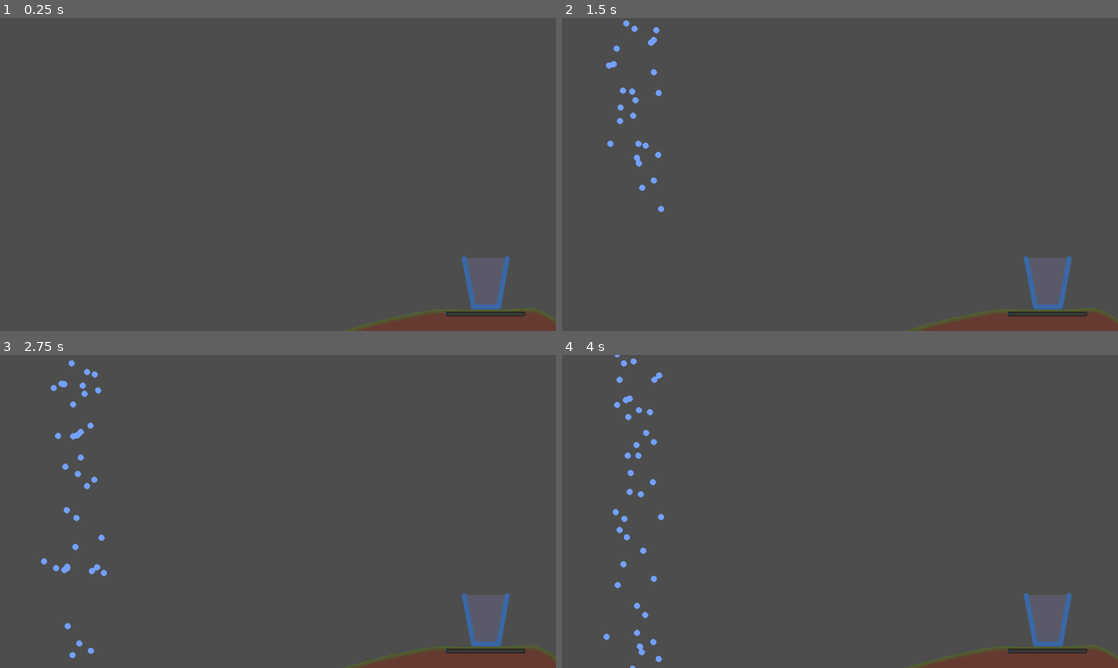
Above: before the commit, frames 1-4 (two rows, left to right).
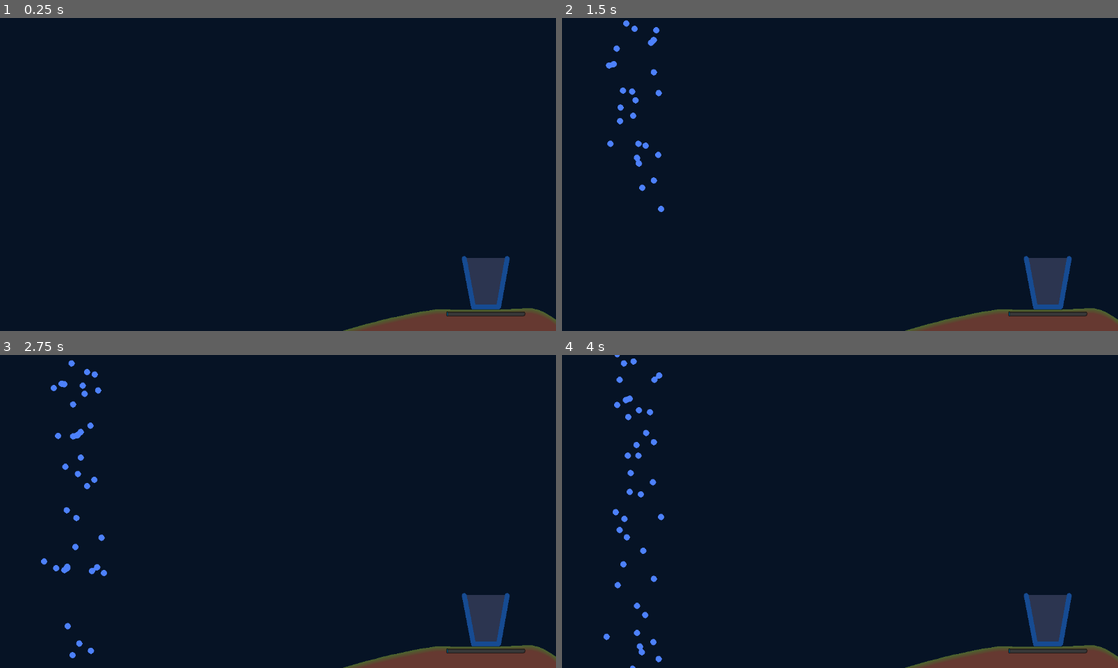
Above: after the commit, the same moments.

Repository: Alkamyst/Flow
Game: Godot game, scene res://game.tscn
Same seed, same stepped clock (60 frames per second), same inputs: the game is played once before the commit and once after it.
Inputs (mouse positions are in pixels of both pictures, inside the frame that each line leads up to):
- Up to frame 1 (0.25 s): no input
- Up to frame 2 (1.5 s): tap Enter at 0.5 s; move the mouse to (962, 158) at 0.52 s; press the mouse at (962, 158) at 0.53 s; move the mouse to (728, 190) at 1.27 s; release the mouse at (728, 190) at 1.28 s; right-click (728, 190) at 1.35 s
- Up to frame 3 (2.75 s): move the mouse to (333, 442) at 2.02 s; press the mouse at (333, 442) at 2.03 s
- Up to frame 4 (4 s): move the mouse to (812, 574) at 2.77 s; release the mouse at (812, 574) at 2.78 s; right-click (812, 574) at 2.85 s; move the mouse to (1006, 558) at 3.52 s; press the mouse at (1006, 558) at 3.53 s

The runs differ from the first frame. In frame 1, 98% of the frame differs, in the area x 0-100%, y 0-100%; in frame 2, 98%; in frame 3, 98%; in frame 4, 98%.
Error in both runs: Invalid assignment of property or key 'text' with value of type 'String' on a base object of type 'null instance'. (res://line_adder.gd:36)

Commit message:
Atmosphere

Diff:
--- /dev/null
+++ b/Cloud_Shader.gdshader
@@ -0,0 +1,44 @@
+shader_type canvas_item;
+
+uniform sampler2D perlin_noise: repeat_enable;
+uniform sampler2D cell_noise: repeat_enable;
+
+#define pow2(x) (x * x)
+#define iResolution 1.0/SCREEN_PIXEL_SIZE
+
+const int samples = 35;
+const float sigma = float(samples) * 0.25;
+
+uniform int amount = 40;
+
+
+float gaussian(vec2 i) {
+	return 1.0 / (2.0 * PI * pow2(sigma)) * exp(-((pow2(i.x) + pow2(i.y)) / (2.0 * pow2(sigma))));
+}
+
+vec3 blur(sampler2D sp, vec2 uv, vec2 scale) {
+	vec3 col = vec3(0.0);
+	float accum = 0.0;
+	float weight;
+	vec2 offset;
+	for (int x = -samples / 2; x < samples / 2; ++x) {
+		for (int y = -samples / 2; y < samples / 2; ++y) {
+			offset = vec2(float(x), float(y));
+			weight = gaussian(offset);
+			col += texture(sp, uv + scale * offset).rgb * weight;
+			accum += weight;
+		}
+	}
+	return col / accum;
+}
+
+void fragment() {
+	vec2 uv1 = vec2(UV.x + TIME * .02, UV.y + TIME * .005);
+	vec2 uv2 = vec2(UV.x + TIME * .03, UV.y + TIME * .005);
+	float noise1 = blur(perlin_noise, uv1, SCREEN_PIXEL_SIZE).r;
+	float noise2 = blur(cell_noise, uv2, SCREEN_PIXEL_SIZE).r;
+
+	float noise = smoothstep(noise1 * noise2 * 1.0, .0, .30);
+
+	COLOR = vec4(0.3,0.5,0.8, noise);
+}
--- a/Levels/buildup.tscn
+++ b/Levels/buildup.tscn
@@ -6,6 +6,7 @@
 [ext_resource type="PackedScene" uid="uid://dkwteo8ur3mwy" path="res://Objects/Line Adder/line_adder.tscn" id="4_j81mp"]
 [ext_resource type="PackedScene" uid="uid://biy5qhi571oct" path="res://Objects/Glass/glass.tscn" id="5_ptlqi"]
 [ext_resource type="PackedScene" uid="uid://cj7gp0nfcjj7v" path="res://Objects/Terrain/terrain_path.tscn" id="6_vfg7c"]
+[ext_resource type="PackedScene" uid="uid://c8m5eop682bob" path="res://Objects/Background/background.tscn" id="7_tt7nm"]
 
 [sub_resource type="ShaderMaterial" id="ShaderMaterial_fc0e3"]
 
@@ -63,3 +64,5 @@
 position = Vector2(-40, -727)
 scale = Vector2(1.1728724, 2.3684108)
 curve = SubResource("Curve2D_u32wl")
+
+[node name="Background" parent="." instance=ExtResource("7_tt7nm")]
--- a/Levels/hole.tscn
+++ b/Levels/hole.tscn
@@ -6,6 +6,7 @@
 [ext_resource type="PackedScene" uid="uid://dkwteo8ur3mwy" path="res://Objects/Line Adder/line_adder.tscn" id="4_eex2w"]
 [ext_resource type="PackedScene" uid="uid://biy5qhi571oct" path="res://Objects/Glass/glass.tscn" id="5_0ywmm"]
 [ext_resource type="PackedScene" uid="uid://cj7gp0nfcjj7v" path="res://Objects/Terrain/terrain_path.tscn" id="6_k0lmg"]
+[ext_resource type="PackedScene" uid="uid://c8m5eop682bob" path="res://Objects/Background/background.tscn" id="7_ahaa6"]
 
 [sub_resource type="ShaderMaterial" id="ShaderMaterial_fc0e3"]
 
@@ -36,6 +37,7 @@
 particle_texture = ExtResource("2_ltsrt")
 
 [node name="CanvasLayer" type="CanvasLayer" parent="."]
+layer = 0
 
 [node name="Water_Color" parent="CanvasLayer" instance=ExtResource("3_2jaon")]
 grow_horizontal = 2
@@ -61,3 +63,5 @@
 position = Vector2(-179, -1036)
 scale = Vector2(1.1728724, 2.3684108)
 curve = SubResource("Curve2D_ltsrt")
+
+[node name="Background" parent="." instance=ExtResource("7_ahaa6")]
--- a/Levels/intro.tscn
+++ b/Levels/intro.tscn
@@ -6,6 +6,7 @@
 [ext_resource type="PackedScene" uid="uid://dkwteo8ur3mwy" path="res://Objects/Line Adder/line_adder.tscn" id="4_302sc"]
 [ext_resource type="PackedScene" uid="uid://biy5qhi571oct" path="res://Objects/Glass/glass.tscn" id="5_utqd4"]
 [ext_resource type="PackedScene" uid="uid://cj7gp0nfcjj7v" path="res://Objects/Terrain/terrain_path.tscn" id="6_u55on"]
+[ext_resource type="PackedScene" uid="uid://c8m5eop682bob" path="res://Objects/Background/background.tscn" id="7_43tyq"]
 
 [sub_resource type="ShaderMaterial" id="ShaderMaterial_fc0e3"]
 
@@ -39,3 +40,5 @@
 position = Vector2(-182, -830)
 scale = Vector2(1.1728724, 2.3684108)
 curve = SubResource("Curve2D_ryrav")
+
+[node name="Background" parent="." instance=ExtResource("7_43tyq")]
--- a/Levels/intro2.tscn
+++ b/Levels/intro2.tscn
@@ -6,6 +6,7 @@
 [ext_resource type="PackedScene" uid="uid://dkwteo8ur3mwy" path="res://Objects/Line Adder/line_adder.tscn" id="4_dj5hn"]
 [ext_resource type="PackedScene" uid="uid://biy5qhi571oct" path="res://Objects/Glass/glass.tscn" id="5_0ywmm"]
 [ext_resource type="PackedScene" uid="uid://cj7gp0nfcjj7v" path="res://Objects/Terrain/terrain_path.tscn" id="6_k0lmg"]
+[ext_resource type="PackedScene" uid="uid://c8m5eop682bob" path="res://Objects/Background/background.tscn" id="7_25ma5"]
 
 [sub_resource type="ShaderMaterial" id="ShaderMaterial_fc0e3"]
 
@@ -61,3 +62,5 @@
 position = Vector2(-179, -982)
 scale = Vector2(1.1728724, 2.3684108)
 curve = SubResource("Curve2D_ojro4")
+
+[node name="Background" parent="." instance=ExtResource("7_25ma5")]
--- a/Levels/slamdunk.tscn
+++ b/Levels/slamdunk.tscn
@@ -7,6 +7,7 @@
 [ext_resource type="PackedScene" uid="uid://biy5qhi571oct" path="res://Objects/Glass/glass.tscn" id="5_vnjtb"]
 [ext_resource type="PackedScene" uid="uid://cj7gp0nfcjj7v" path="res://Objects/Terrain/terrain_path.tscn" id="6_m8385"]
 [ext_resource type="PackedScene" uid="uid://d22t5km6rdvcd" path="res://Objects/Platform/Spinning Platform/spinning_platform.tscn" id="7_87c1g"]
+[ext_resource type="PackedScene" uid="uid://c8m5eop682bob" path="res://Objects/Background/background.tscn" id="8_6t47r"]
 
 [sub_resource type="ShaderMaterial" id="ShaderMaterial_fc0e3"]
 
@@ -67,3 +68,5 @@
 [node name="Platform" parent="." instance=ExtResource("7_87c1g")]
 position = Vector2(422, 236)
 speed = 50.0
+
+[node name="Background" parent="." instance=ExtResource("8_6t47r")]
--- a/Levels/slide.tscn
+++ b/Levels/slide.tscn
@@ -6,6 +6,7 @@
 [ext_resource type="PackedScene" uid="uid://dkwteo8ur3mwy" path="res://Objects/Line Adder/line_adder.tscn" id="4_nanxr"]
 [ext_resource type="PackedScene" uid="uid://biy5qhi571oct" path="res://Objects/Glass/glass.tscn" id="5_g4w76"]
 [ext_resource type="PackedScene" uid="uid://cj7gp0nfcjj7v" path="res://Objects/Terrain/terrain_path.tscn" id="6_f4ugn"]
+[ext_resource type="PackedScene" uid="uid://c8m5eop682bob" path="res://Objects/Background/background.tscn" id="7_cdvq7"]
 
 [sub_resource type="ShaderMaterial" id="ShaderMaterial_fc0e3"]
 
@@ -62,3 +63,5 @@
 position = Vector2(-48, -825)
 scale = Vector2(1.1728724, 2.3684108)
 curve = SubResource("Curve2D_nanxr")
+
+[node name="Background" parent="." instance=ExtResource("7_cdvq7")]
--- a/Levels/stop.tscn
+++ b/Levels/stop.tscn
@@ -6,6 +6,7 @@
 [ext_resource type="PackedScene" uid="uid://dkwteo8ur3mwy" path="res://Objects/Line Adder/line_adder.tscn" id="4_b3501"]
 [ext_resource type="PackedScene" uid="uid://biy5qhi571oct" path="res://Objects/Glass/glass.tscn" id="5_kdpyi"]
 [ext_resource type="PackedScene" uid="uid://cj7gp0nfcjj7v" path="res://Objects/Terrain/terrain_path.tscn" id="6_h1e6x"]
+[ext_resource type="PackedScene" uid="uid://c8m5eop682bob" path="res://Objects/Background/background.tscn" id="7_0eeer"]
 
 [sub_resource type="ShaderMaterial" id="ShaderMaterial_fc0e3"]
 
@@ -73,3 +74,5 @@
 position = Vector2(-48, -825)
 scale = Vector2(1.1728724, 2.3684108)
 curve = SubResource("Curve2D_ggu74")
+
+[node name="Background" parent="." instance=ExtResource("7_0eeer")]
--- a/Levels/stop2.tscn
+++ b/Levels/stop2.tscn
@@ -6,6 +6,7 @@
 [ext_resource type="PackedScene" uid="uid://dkwteo8ur3mwy" path="res://Objects/Line Adder/line_adder.tscn" id="4_wiukq"]
 [ext_resource type="PackedScene" uid="uid://biy5qhi571oct" path="res://Objects/Glass/glass.tscn" id="5_1civ8"]
 [ext_resource type="PackedScene" uid="uid://cj7gp0nfcjj7v" path="res://Objects/Terrain/terrain_path.tscn" id="6_5sfgv"]
+[ext_resource type="PackedScene" uid="uid://c8m5eop682bob" path="res://Objects/Background/background.tscn" id="7_jylld"]
 
 [sub_resource type="ShaderMaterial" id="ShaderMaterial_fc0e3"]
 
@@ -50,3 +51,5 @@
 position = Vector2(-182, -884)
 scale = Vector2(1.1728724, 2.3684108)
 curve = SubResource("Curve2D_wiukq")
+
+[node name="Background" parent="." instance=ExtResource("7_jylld")]
--- a/Levels/turn.tscn
+++ b/Levels/turn.tscn
@@ -7,6 +7,7 @@
 [ext_resource type="PackedScene" uid="uid://biy5qhi571oct" path="res://Objects/Glass/glass.tscn" id="5_f4qri"]
 [ext_resource type="PackedScene" uid="uid://cj7gp0nfcjj7v" path="res://Objects/Terrain/terrain_path.tscn" id="6_fsbcw"]
 [ext_resource type="PackedScene" uid="uid://d22t5km6rdvcd" path="res://Objects/Platform/Spinning Platform/spinning_platform.tscn" id="7_xpah0"]
+[ext_resource type="PackedScene" uid="uid://c8m5eop682bob" path="res://Objects/Background/background.tscn" id="8_al6wf"]
 
 [sub_resource type="ShaderMaterial" id="ShaderMaterial_fc0e3"]
 
@@ -68,3 +69,5 @@
 [node name="Platform" parent="." instance=ExtResource("7_xpah0")]
 position = Vector2(687, 377)
 speed = 10.0
+
+[node name="Background" parent="." instance=ExtResource("8_al6wf")]
--- a/Levels/upandover.tscn
+++ b/Levels/upandover.tscn
@@ -7,6 +7,7 @@
 [ext_resource type="PackedScene" uid="uid://biy5qhi571oct" path="res://Objects/Glass/glass.tscn" id="5_rwdqe"]
 [ext_resource type="PackedScene" uid="uid://cj7gp0nfcjj7v" path="res://Objects/Terrain/terrain_path.tscn" id="6_6qiv1"]
 [ext_resource type="PackedScene" uid="uid://d22t5km6rdvcd" path="res://Objects/Platform/Spinning Platform/spinning_platform.tscn" id="7_vupvr"]
+[ext_resource type="PackedScene" uid="uid://c8m5eop682bob" path="res://Objects/Background/background.tscn" id="8_wlhit"]
 
 [sub_resource type="ShaderMaterial" id="ShaderMaterial_fc0e3"]
 
@@ -69,3 +70,5 @@
 position = Vector2(576, 333)
 lineWidth = 400.0
 speed = 10.0
+
+[node name="Background" parent="." instance=ExtResource("8_wlhit")]
--- /dev/null
+++ b/Objects/Background/background.tscn
@@ -0,0 +1,58 @@
+[gd_scene load_steps=8 format=3 uid="uid://c8m5eop682bob"]
+
+[ext_resource type="Shader" uid="uid://cjrlhk3q31bdp" path="res://Cloud_Shader.gdshader" id="1_3vivl"]
+[ext_resource type="Texture2D" uid="uid://bacmot7211k6w" path="res://Objects/Background/noise1.tres" id="2_ek7gq"]
+[ext_resource type="Texture2D" uid="uid://djbplyuo86i24" path="res://Sprites/Background/Hill.png" id="3_rgdbf"]
+[ext_resource type="Texture2D" uid="uid://d2cmhmuu8stoi" path="res://Sprites/Light.png" id="4_rw8k2"]
+
+[sub_resource type="FastNoiseLite" id="FastNoiseLite_ek7gq"]
+
+[sub_resource type="NoiseTexture2D" id="NoiseTexture2D_q3vpb"]
+noise = SubResource("FastNoiseLite_ek7gq")
+seamless = true
+
+[sub_resource type="ShaderMaterial" id="ShaderMaterial_rw8k2"]
+shader = ExtResource("1_3vivl")
+shader_parameter/perlin_noise = ExtResource("2_ek7gq")
+shader_parameter/cell_noise = SubResource("NoiseTexture2D_q3vpb")
+shader_parameter/amount = 40
+
+[node name="Background" type="CanvasLayer"]
+layer = -2
+
+[node name="TextureRect" type="TextureRect" parent="."]
+anchors_preset = 14
+anchor_top = 0.5
+anchor_right = 1.0
+anchor_bottom = 0.5
+offset_top = -148.0
+offset_bottom = 352.0
+grow_horizontal = 2
+grow_vertical = 2
+mouse_filter = 2
+texture = ExtResource("3_rgdbf")
+
+[node name="Clouds" type="ColorRect" parent="."]
+material = SubResource("ShaderMaterial_rw8k2")
+anchors_preset = 15
+anchor_right = 1.0
+anchor_bottom = 1.0
+grow_horizontal = 2
+grow_vertical = 2
+mouse_filter = 2
+
+[node name="DirectionalLight2D" type="DirectionalLight2D" parent="."]
+visible = false
+color = Color(0.32413194, 0.48767245, 0.95631844, 1)
+shadow_enabled = true
+shadow_color = Color(0, 0, 0, 1)
+shadow_filter = 2
+
+[node name="PointLight2D" type="PointLight2D" parent="."]
+position = Vector2(-72, -598)
+color = Color(0.3254902, 0.4862745, 0.73333335, 1)
+energy = 2.0
+shadow_enabled = true
+shadow_color = Color(0, 0, 0, 0.3529412)
+texture = ExtResource("4_rw8k2")
+texture_scale = 5.93
--- /dev/null
+++ b/Objects/Background/noise1.tres
@@ -0,0 +1,9 @@
+[gd_resource type="NoiseTexture2D" load_steps=2 format=3 uid="uid://bacmot7211k6w"]
+
+[sub_resource type="FastNoiseLite" id="FastNoiseLite_rgdbf"]
+
+[resource]
+noise = SubResource("FastNoiseLite_rgdbf")
+seamless = true
+in_3d_space = true
+as_normal_map = true
--- a/Objects/Line/line.gd
+++ b/Objects/Line/line.gd
@@ -10,7 +10,7 @@
 
 const WIDTH = 10
 
-const GREY = Color("919191ff")
+const GREY = Color("838383ff")
 const WHITE = Color("ffffffff")
 
 var mouseIn: bool = false
--- a/Objects/Terrain/terrain.gd
+++ b/Objects/Terrain/terrain.gd
@@ -4,6 +4,7 @@
 @onready var polygonNode: Polygon2D = $Polygon2D
 @onready var colPolygonNode: CollisionPolygon2D = $CollisionPolygon2D
 @onready var lineNode: Line2D = $Polygon2D/Line2D
+@onready var lightOccluder: LightOccluder2D = $LightOccluder2D
 
 # Called when the node enters the scene tree for the first time.
 func _ready():
@@ -12,3 +13,4 @@
 	polygonNode.polygon = polygon
 	lineNode.points = polygon
 	colPolygonNode.polygon = polygon
+	lightOccluder.occluder.polygon = polygon
--- a/Objects/Terrain/terrain.tscn
+++ b/Objects/Terrain/terrain.tscn
@@ -1,8 +1,12 @@
-[gd_scene load_steps=4 format=3 uid="uid://bswhadp2y0386"]
+[gd_scene load_steps=5 format=3 uid="uid://bswhadp2y0386"]
 
 [ext_resource type="Script" uid="uid://bubf7brrg24ff" path="res://Objects/Terrain/terrain.gd" id="1_jp54w"]
 [ext_resource type="Texture2D" uid="uid://dan3i28tdp0ha" path="res://Sprites/Terrain/Dirt.png" id="2_ncmcf"]
 [ext_resource type="Texture2D" uid="uid://cpd36ghufkdhp" path="res://Sprites/Terrain/Grass.png" id="2_x36sy"]
+
+[sub_resource type="OccluderPolygon2D" id="OccluderPolygon2D_x36sy"]
+resource_local_to_scene = true
+cull_mode = 1
 
 [node name="Terrain" type="StaticBody2D"]
 script = ExtResource("1_jp54w")
@@ -10,6 +14,7 @@
 [node name="Polygon2D" type="Polygon2D" parent="."]
 clip_children = 2
 texture = ExtResource("2_ncmcf")
+texture_scale = Vector2(0.5, 0.5)
 
 [node name="Line2D" type="Line2D" parent="Polygon2D"]
 closed = true
@@ -20,3 +25,7 @@
 end_cap_mode = 2
 
 [node name="CollisionPolygon2D" type="CollisionPolygon2D" parent="."]
+
+[node name="LightOccluder2D" type="LightOccluder2D" parent="."]
+visible = false
+occluder = SubResource("OccluderPolygon2D_x36sy")
--- a/WaterPhysics.gd
+++ b/WaterPhysics.gd
@@ -44,7 +44,7 @@
 	#add the texture to the canvas item
 	vs.canvas_item_add_texture_rect(water_particle,rect,particle_texture)
 	#set the texture color to pink
-	vs.canvas_item_set_self_modulate(water_particle,Color("00ffffff"))
+	vs.canvas_item_set_self_modulate(water_particle,Color("ff00ffff"))
 	#add RID pair to array
 	water_particles.append([water_col,water_particle])
 
--- a/Water_Color.tscn
+++ b/Water_Color.tscn
@@ -5,12 +5,13 @@
 [sub_resource type="ShaderMaterial" id="ShaderMaterial_2xuul"]
 shader = ExtResource("1")
 shader_parameter/water_speed = 0.0999999977648
-shader_parameter/color_detect_threshold = 0.5
-shader_parameter/water_dev_color = Color(0, 1, 1, 1)
-shader_parameter/water_color = Color(0.45242864, 0.6254468, 0.9999978, 1)
+shader_parameter/color_detect_threshold = 0.3
+shader_parameter/water_dev_color = Color(1, 0, 1, 1)
+shader_parameter/water_color = Color(0.3019608, 0.5058824, 0.9843137, 1)
 shader_parameter/bubble_color = Color(0.3447817, 0.67875683, 1.5, 1)
 
 [node name="Water_Color" type="ColorRect"]
+z_index = -1
 material = SubResource("ShaderMaterial_2xuul")
 anchors_preset = 15
 anchor_right = 1.0
--- a/project.godot
+++ b/project.godot
@@ -54,5 +54,8 @@
 
 [rendering]
 
+environment/defaults/default_clear_color=Color(0.02278289, 0.07672062, 0.14368713, 1)
 2d/snap/snap_2d_transforms_to_pixel=true
 2d/snap/snap_2d_vertices_to_pixel=true
+2d/sdf/oversize=2
+2d/sdf/scale=0
--- a/water_physics.tscn
+++ b/water_physics.tscn
@@ -4,6 +4,7 @@
 [ext_resource type="Script" uid="uid://xhyd4iacbabt" path="res://remove_water.gd" id="2_61ljo"]
 
 [node name="WaterPhysics" type="Node2D"]
+z_index = -1
 script = ExtResource("1_o3x23")
 
 [node name="RemoveWater" type="Node" parent="."]
Not shown, added: Cloud_Shader.gdshader.uid
Not shown: 1 places in Levels/buildup.tscn that only renumber resources
Not shown: 1 places in Levels/hole.tscn that only renumber resources
Not shown: 1 places in Levels/intro.tscn that only renumber resources
Not shown: 1 places in Levels/intro2.tscn that only renumber resources
Not shown: 1 places in Levels/slamdunk.tscn that only renumber resources
Not shown: 1 places in Levels/slide.tscn that only renumber resources
Not shown: 1 places in Levels/stop.tscn that only renumber resources
Not shown: 1 places in Levels/stop2.tscn that only renumber resources
Not shown: 1 places in Levels/turn.tscn that only renumber resources
Not shown: 1 places in Levels/upandover.tscn that only renumber resources
Binary file added: Sprites/Background/Hill.aseprite
(and 5 more such lines)
